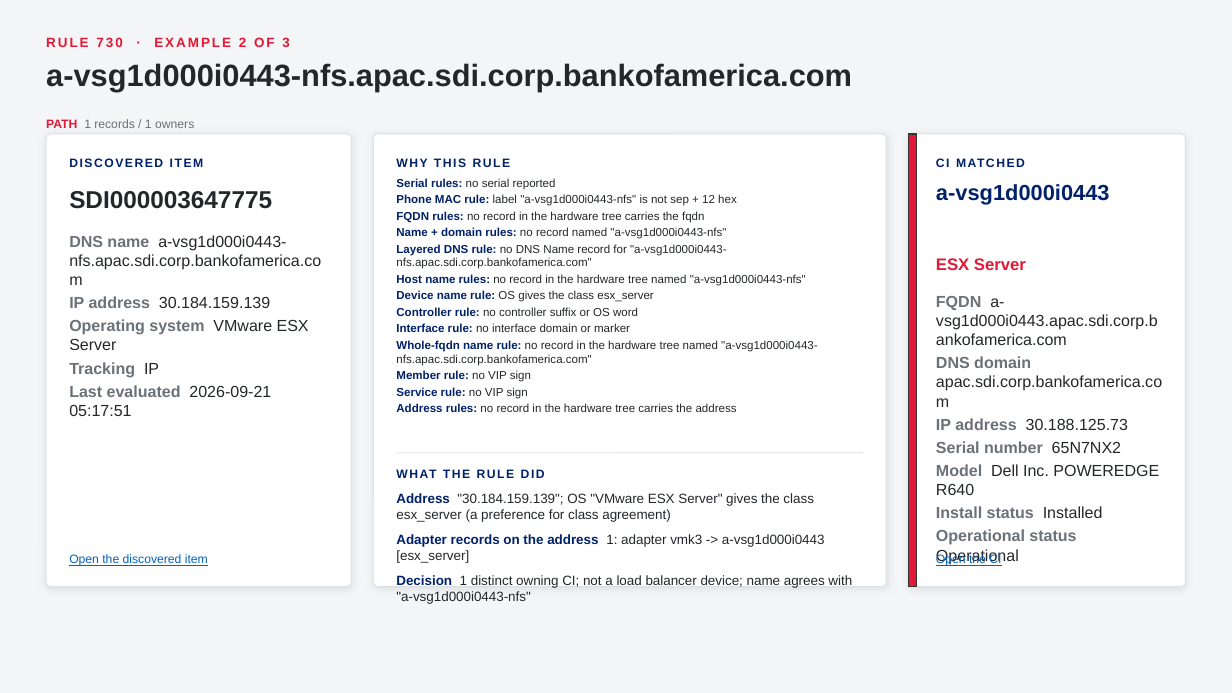
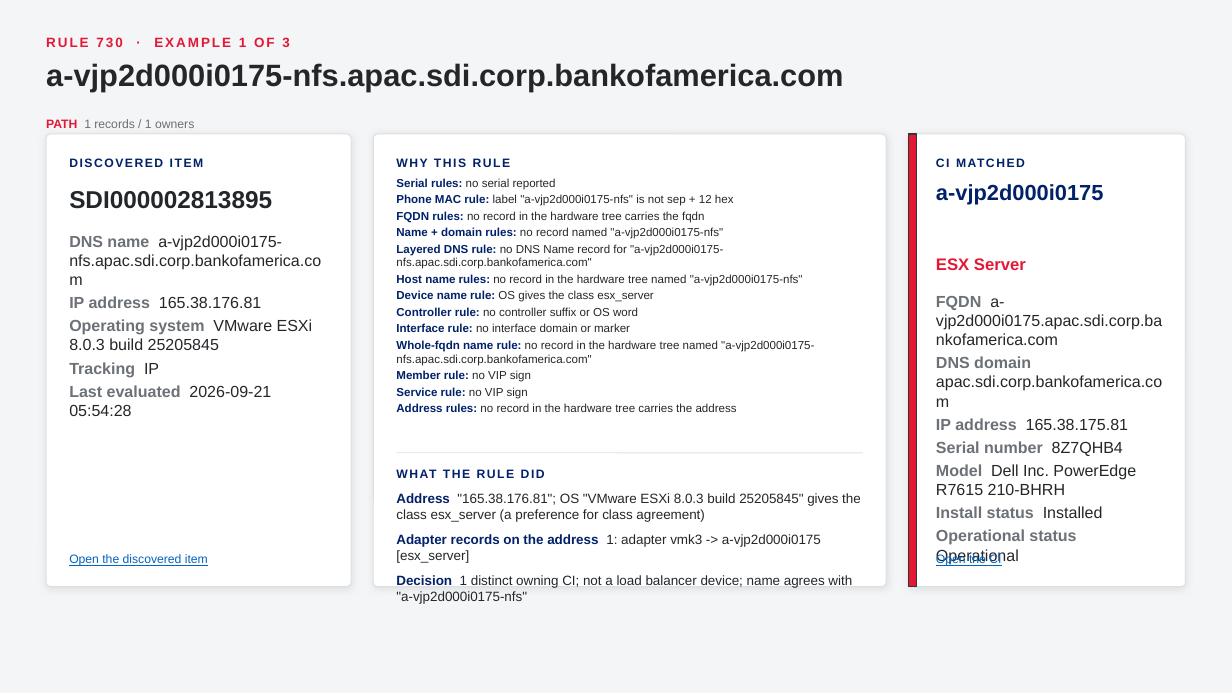
Before and after one commit to singhmihir/py, a slide deck: slide 76 of stories/qualys-ci-lookup-rules/Qualys CI Lookup Rules - CMDB Team Demo.pptx (slide 74 before the commit). Drawn at 1232x693 pixels with LibreOffice and Linux fonts; fonts in the diff are those of the drawing. Boxes give left, top, right and bottom in pixels: in the first picture for what was removed or moved away, otherwise in the second. Text is boxed around its words. In the diff, an @@ line names an element or a change of style, - is before the commit and + after.

```diff
--- a/stories/qualys-ci-lookup-rules/Qualys CI Lookup Rules - CMDB Team Demo.pptx
+++ b/stories/qualys-ci-lookup-rules/Qualys CI Lookup Rules - CMDB Team Demo.pptx
@@ text at [46, 37, 289, 47]: text changed @@
-RULE 730 · EXAMPLE 2 OF 3
+RULE 730 · EXAMPLE 1 OF 3
@@ text at [46, 63, 843, 91]: text changed @@
-a-vsg1d000i0443-nfs.apac.sdi.corp.bankofamerica.com
+a-vjp2d000i0175-nfs.apac.sdi.corp.bankofamerica.com
@@ text at [69, 191, 272, 209]: text changed @@
-SDI000003647775
+SDI000002813895
@@ text at [396, 194, 734, 206]: text changed @@
-• Phone MAC rule: label "a-vsg1d000i0443-nfs" is not sep + 12 hex
+• Phone MAC rule: label "a-vjp2d000i0175-nfs" is not sep + 12 hex
@@ text at [936, 184, 1104, 204]: text changed @@
-a-vsg1d000i0443
+a-vjp2d000i0175
@@ text at [69, 235, 321, 350]: text changed @@
-DNS name a-vsg1d000i0443-nfs.apac.sdi.corp.bankofamerica.com
-IP address 30.184.159.139
-Operating system VMware ESX Server
+DNS name a-vjp2d000i0175-nfs.apac.sdi.corp.bankofamerica.com
+IP address 165.38.176.81
+Operating system VMware ESXi 8.0.3 build 25205845
@@ text at [396, 227, 803, 286]: text changed @@
-• Name + domain rules: no record named "a-vsg1d000i0443-nfs"
-• Layered DNS rule: no DNS Name record for "a-vsg1d000i0443-nfs.apac.sdi.corp.bankofamerica.com"
-• Host name rules: no record in the hardware tree named "a-vsg1d000i0443-nfs"
+• Name + domain rules: no record named "a-vjp2d000i0175-nfs"
+• Layered DNS rule: no DNS Name record for "a-vjp2d000i0175-nfs.apac.sdi.corp.bankofamerica.com"
+• Host name rules: no record in the hardware tree named "a-vjp2d000i0175-nfs"
@@ text at [936, 296, 1162, 345]: text changed @@
-FQDN a-vsg1d000i0443.apac.sdi.corp.bankofamerica.com
+FQDN a-vjp2d000i0175.apac.sdi.corp.bankofamerica.com
@@ text at [396, 340, 814, 366]: text changed @@
-• Whole-fqdn name rule: no record in the hardware tree named "a-vsg1d000i0443-nfs.apac.sdi.corp.bankofamerica.com"
+• Whole-fqdn name rule: no record in the hardware tree named "a-vjp2d000i0175-nfs.apac.sdi.corp.bankofamerica.com"
@@ text at [69, 385, 271, 416]: text changed @@
-Last evaluated 2026-09-21 05:17:51
+Last evaluated 2026-09-21 05:54:28
@@ text at [936, 418, 1136, 495]: text changed @@
-IP address 30.188.125.73
-Serial number 65N7NX2
-Model Dell Inc. POWEREDGE R640
+IP address 165.38.175.81
+Serial number 8Z7QHB4
+Model Dell Inc. PowerEdge R7615 210-BHRH
@@ text at [396, 493, 861, 604]: text changed @@
-1. Address "30.184.159.139"; OS "VMware ESX Server" gives the class esx_server (a preference for class agreement)
-2. Adapter records on the address 1: adapter vmk3 -> a-vsg1d000i0443 [esx_server]
-3. Decision 1 distinct owning CI; not a load balancer device; name agrees with "a-vsg1d000i0443-nfs"
+1. Address "165.38.176.81"; OS "VMware ESXi 8.0.3 build 25205845" gives the class esx_server (a preference for class agreement)
+2. Adapter records on the address 1: adapter vmk3 -> a-vjp2d000i0175 [esx_server]
+3. Decision 1 distinct owning CI; not a load balancer device; name agrees with "a-vjp2d000i0175-nfs"
```
Also in this commit, not shown: 50 other slides changed, 4 slides added, 1 slide removed, 5 other files.
